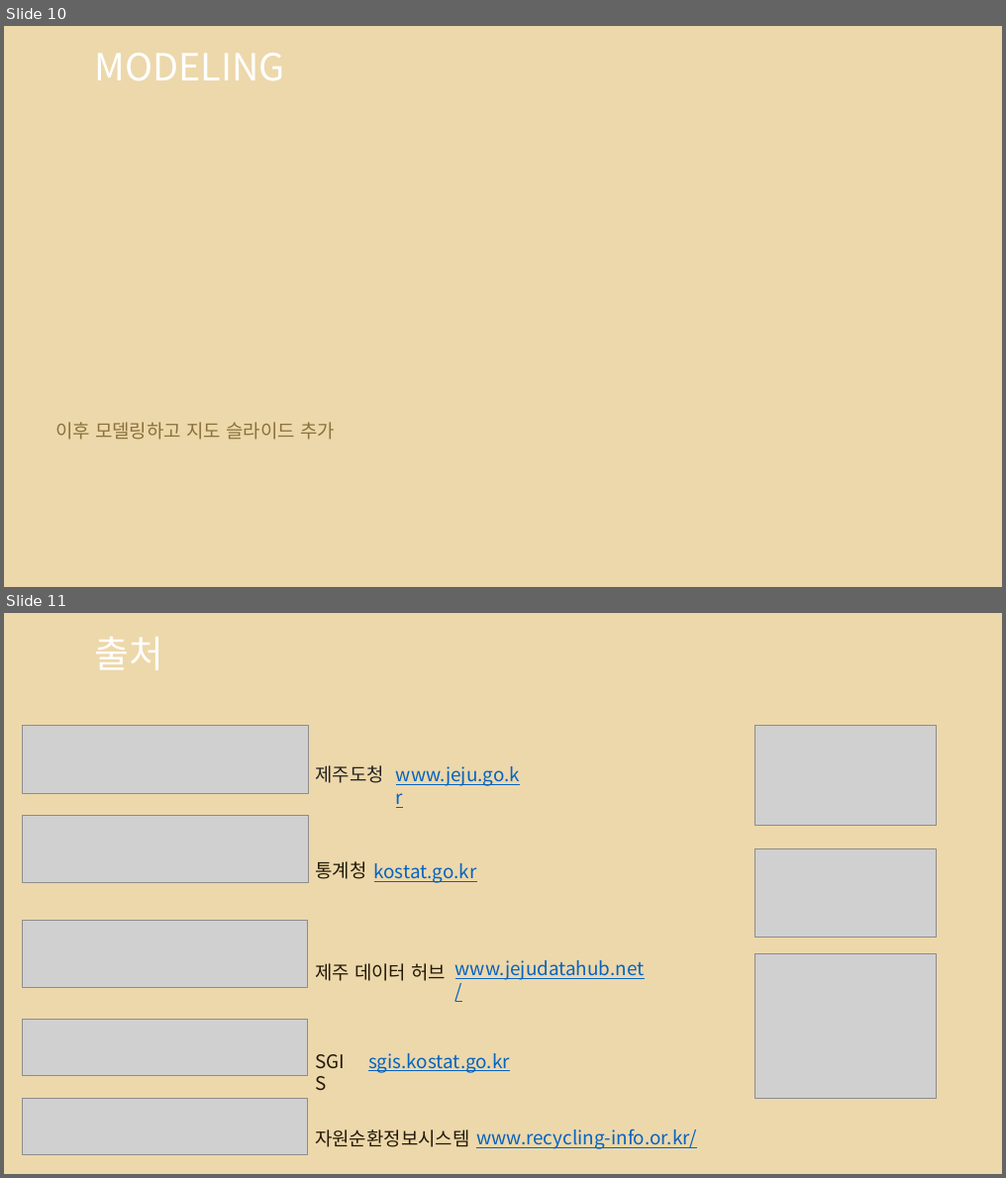
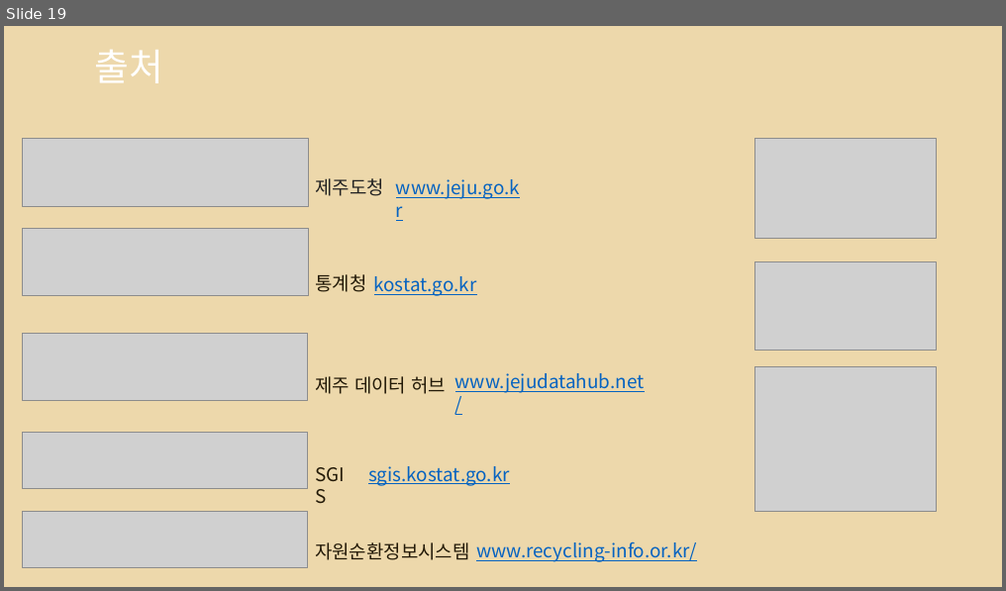
Before and after one commit to so-jeong0127/Python-Project, a slide deck: 3조_1차_재활용도움센터 위치 선정.pptx. Shown one above the other, each under a label of ours: slides 10 and 11 before the commit, slide 19 after it. The pictures are 1006x1178 and 1006x591 pixels, drawn with LibreOffice and Linux fonts; fonts in the diff are those of the drawing; grey boxes stand for pictures; background and template pictures are left out. Boxes give left, top, right and bottom in pixels: in the first picture for what was removed or moved away, otherwise in the second. Text is boxed around its words. In the diff, an @@ line names an element or a change of style, - is before the commit and + after.

```diff
--- a/3조_1차_재활용도움센터 위치 선정.pptx
+++ b/3조_1차_재활용도움센터 위치 선정.pptx
@@ slide 10 removed at (4, 26, 1002, 587), background picture (left out) @@
@@ title removed at (95, 53, 285, 80) @@
-MODELING
@@ text removed at (55, 422, 335, 440) @@
-이후 모델링하고 지도 슬라이드 추가
@@ what was slide 11 is now slide 19 @@
```
Also in this commit, not shown: 9 slides added, 1 other file.
